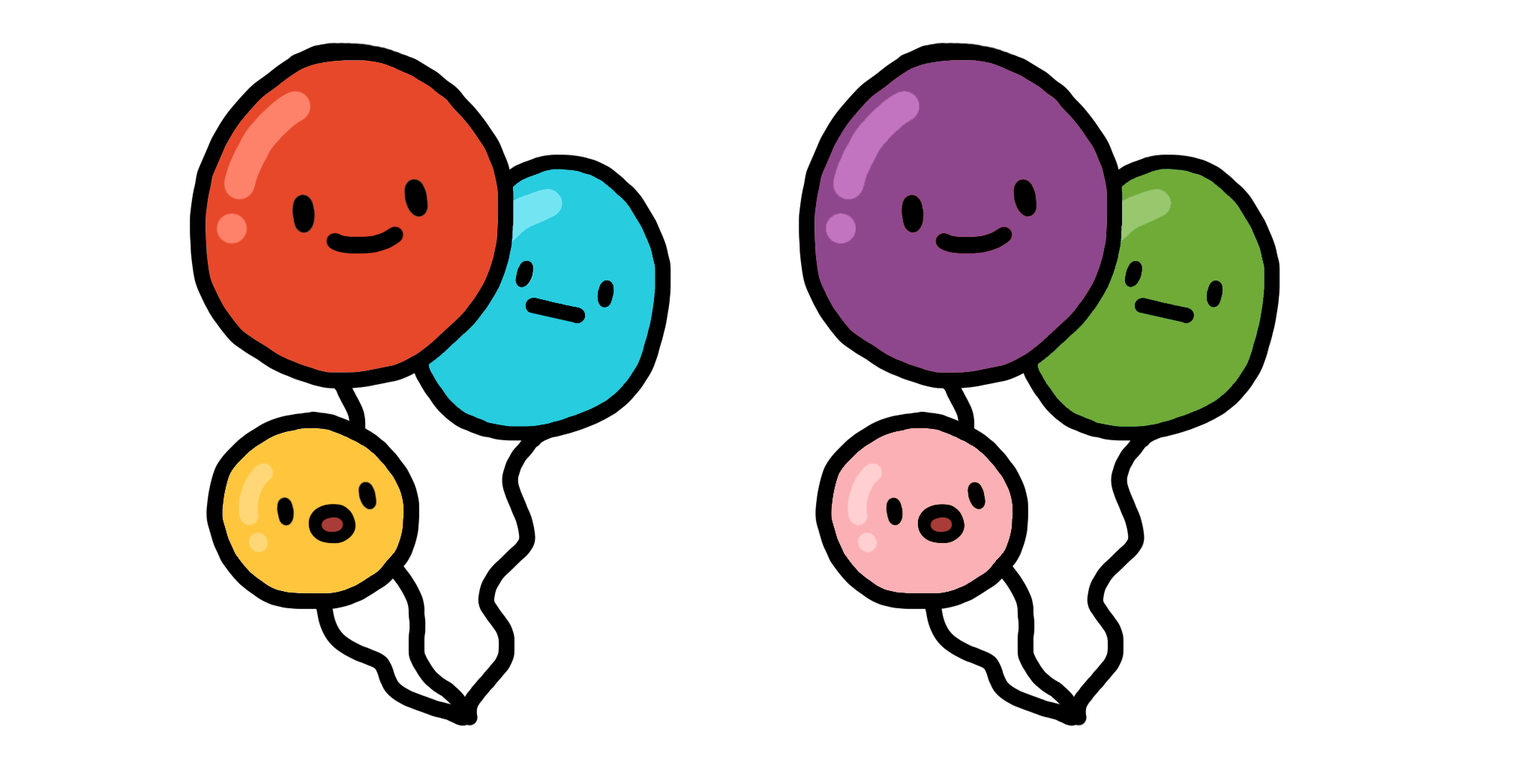
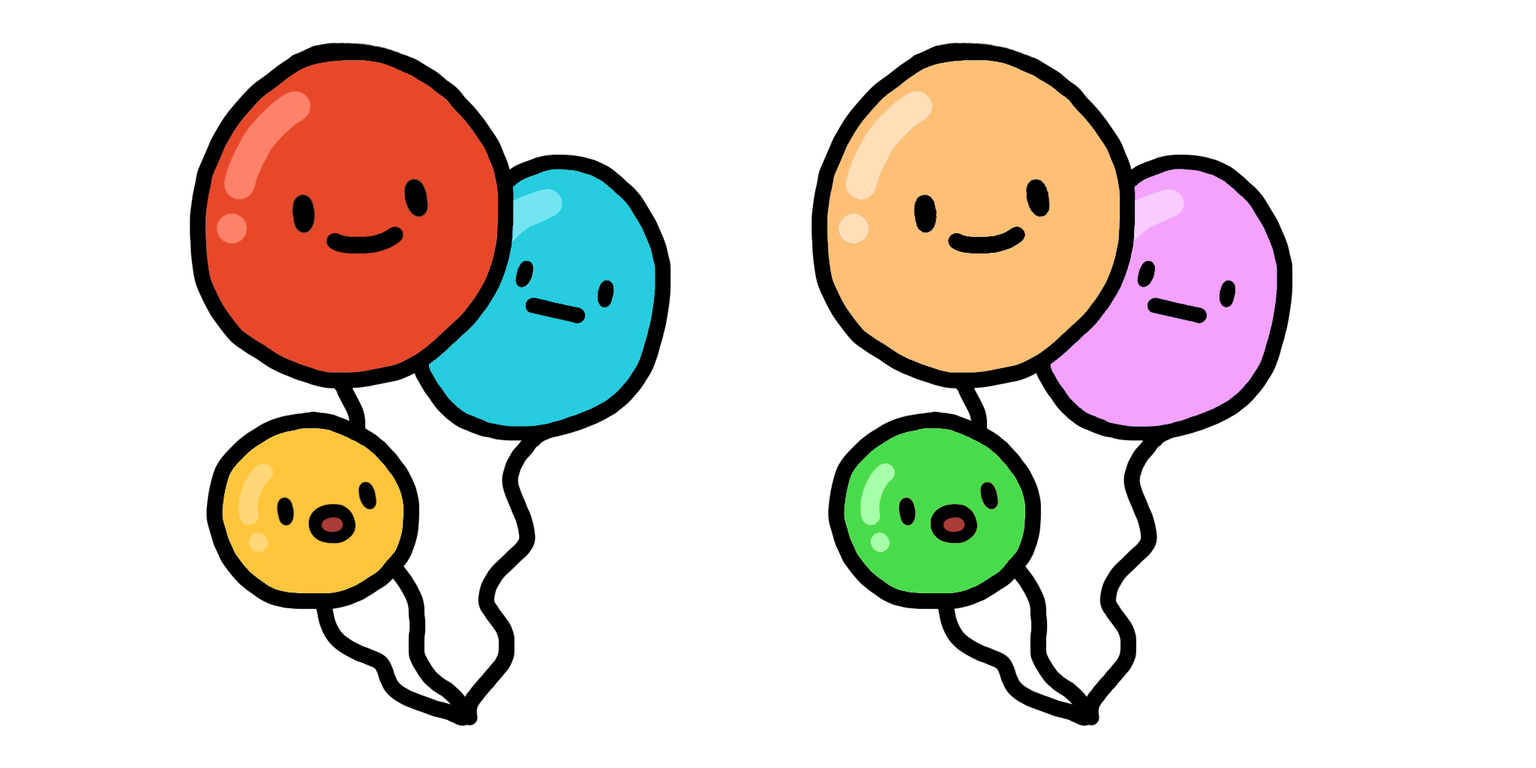
Layer changes from the first (1536, 768) image to the second:
renamed "Calque 4" to "Calque 3", painted on it over [797, 41, 1293, 727]
